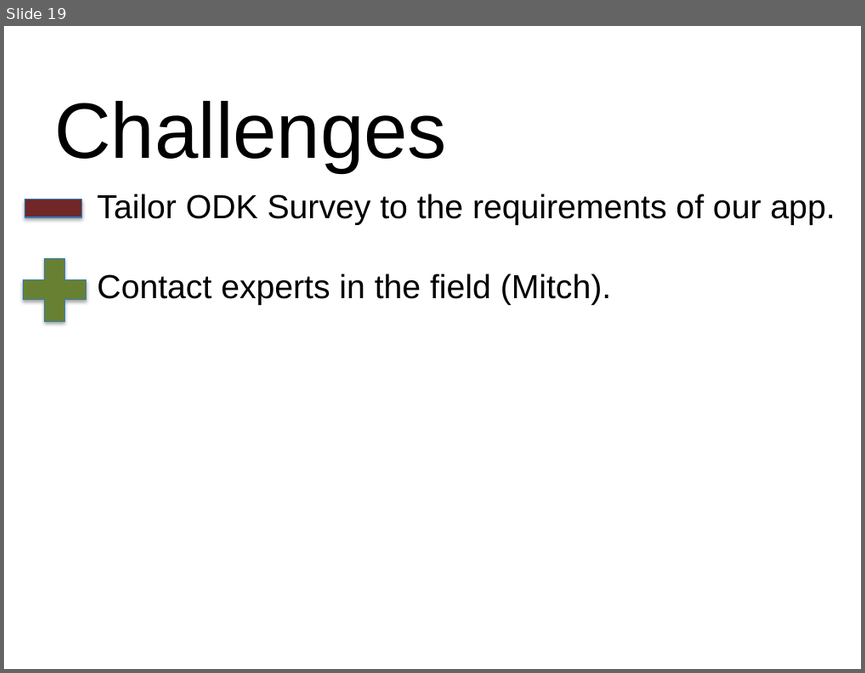
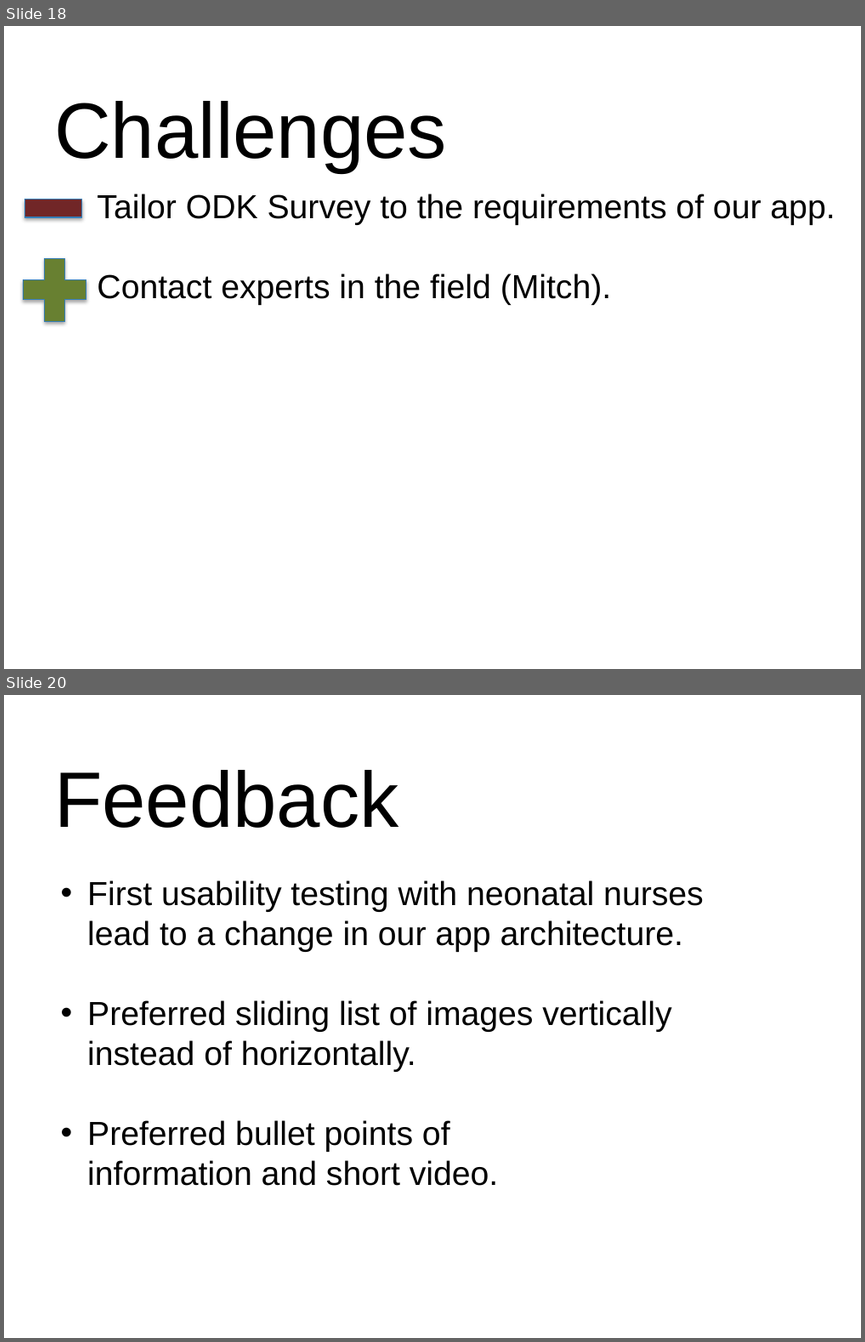
Before and after one commit to xiaoj/481web, a slide deck: presentation/Final Presentation.pptx. Shown one above the other, each under a label of ours: slide 19 before the commit, slides 18 and 20 after it; the slides between them are not shown. The pictures are 865x673 and 865x1342 pixels, drawn with LibreOffice and Linux fonts; fonts in the diff are those of the drawing; background and template pictures are left out. Boxes give left, top, right and bottom in pixels: in the first picture for what was removed or moved away, otherwise in the second. Text is boxed around its words. In the diff, an @@ line names an element or a change of style, - is before the commit and + after.

```diff
--- a/presentation/Final Presentation.pptx
+++ b/presentation/Final Presentation.pptx
@@ slide 20 added at (x1=4, y1=695, x2=861, y2=1338), background picture (left out) @@
@@ title added at (x1=54, y1=770, x2=399, y2=828), 66 pt, text #000000 @@
+Feedback
@@ text added at (x1=87, y1=880, x2=704, y2=1185), 28 pt, text #000000 @@
+• First usability testing with neonatal nurses lead to a change in our app architecture.
+• Preferred sliding list of images vertically instead of horizontally.
+• Preferred bullet points of
+  information and short video.
@@ what was slide 19 is now slide 18 @@
```
Also in this commit, not shown: 1 slide changed, 2 other slides added, 3 slides removed.
